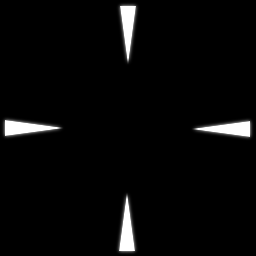
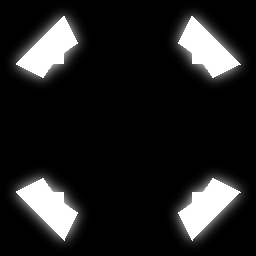
Layers edited between the first and the second (256, 256) image:
added layer "Pasted Layer#1" above "Pasted Layer" over [16, 16, 241, 241]
added layer "Pasted Layer" above "Empty Layer copy" over [2, 3, 254, 253]
hid "Empty Layer copy" over [5, 6, 250, 251]
hid "Empty Layer" over [1, 2, 254, 255]
